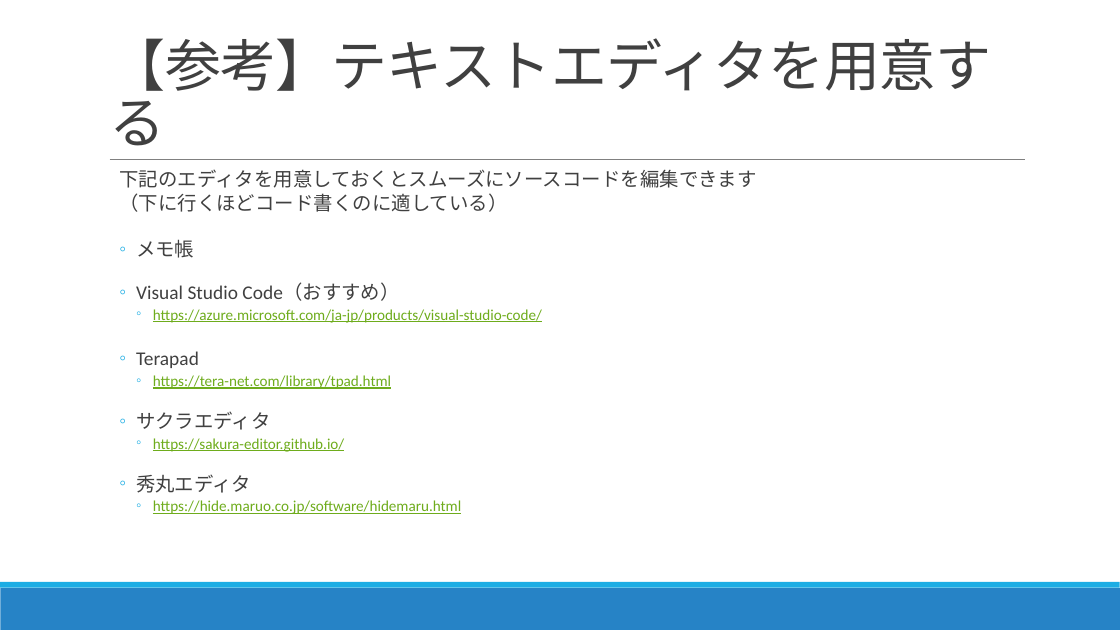
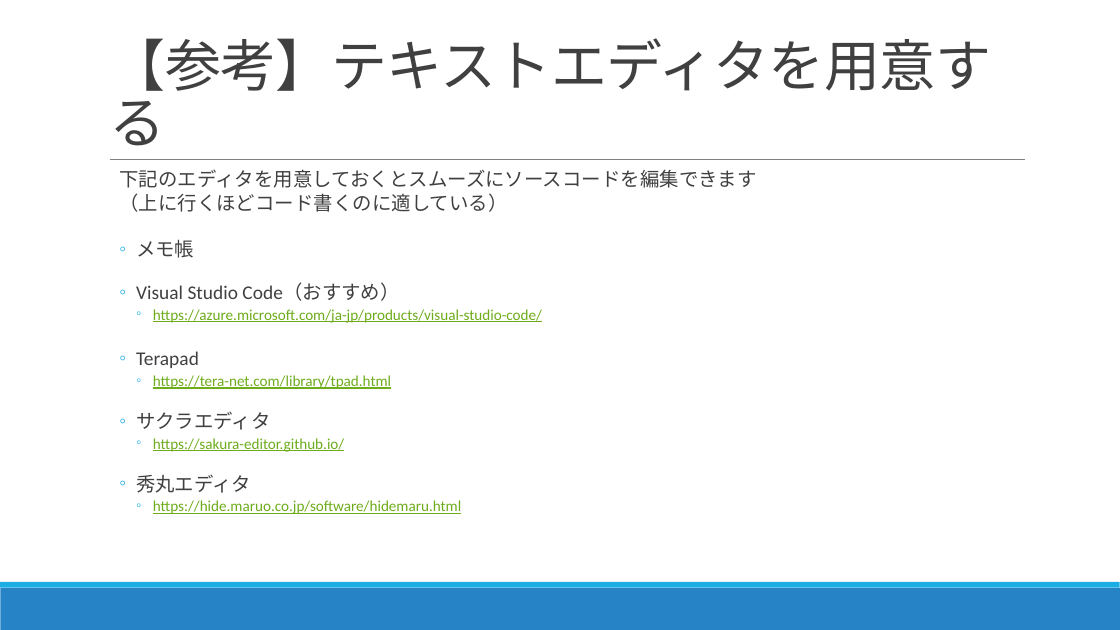
Before and after one commit to nc30mtd/noastec-smiottk, a slide deck: slide 10 of IoTセミナーテキスト.pptx. Drawn at 1120x630 pixels with LibreOffice and Linux fonts; fonts in the diff are those of the drawing. Boxes give left, top, right and bottom in pixels: in the first picture for what was removed or moved away, otherwise in the second. Text is boxed around its words. In the diff, an @@ line names an element or a change of style, - is before the commit and + after.

Commit message:
テキスト修正

```diff
--- a/IoTセミナーテキスト.pptx
+++ b/IoTセミナーテキスト.pptx
@@ text at box(119, 193, 507, 212): text changed @@
-  （下に行くほどコード書くのに適している）
+  （上に行くほどコード書くのに適している）
```
Also in this commit, not shown: 6 other slides changed.
